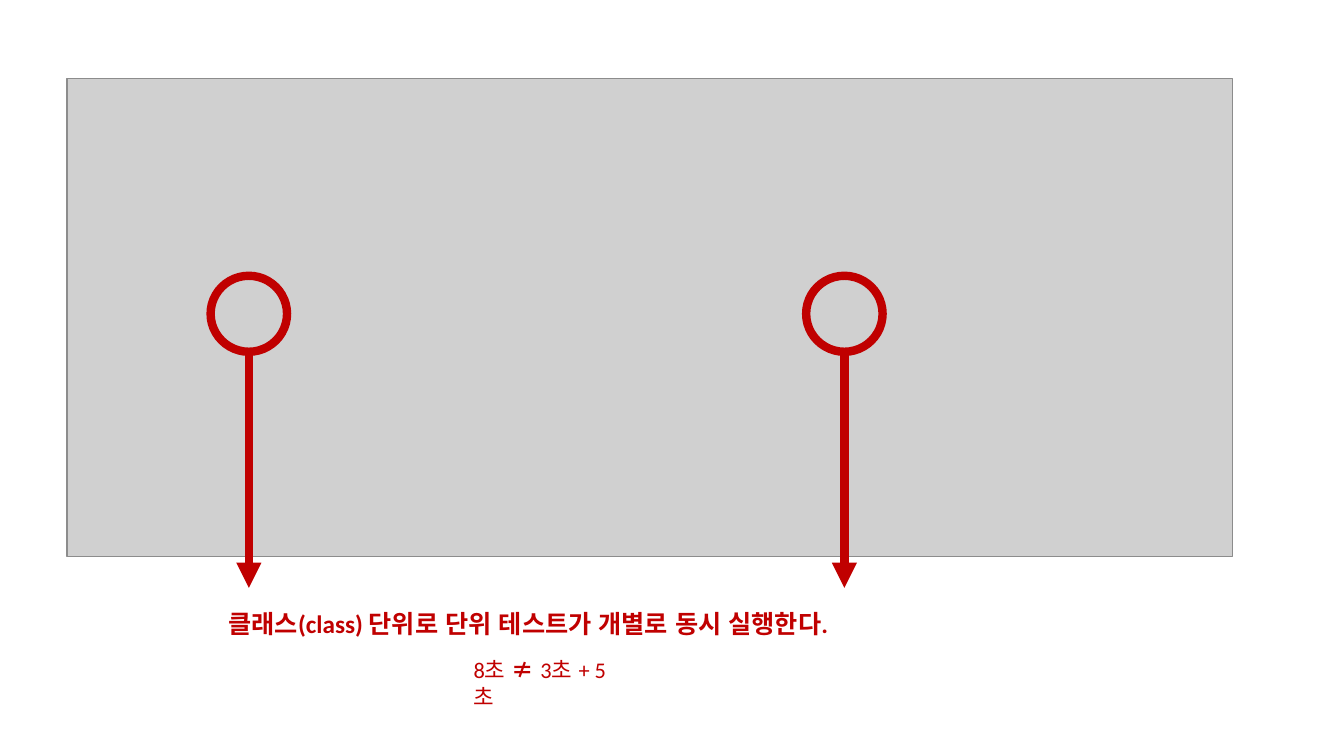
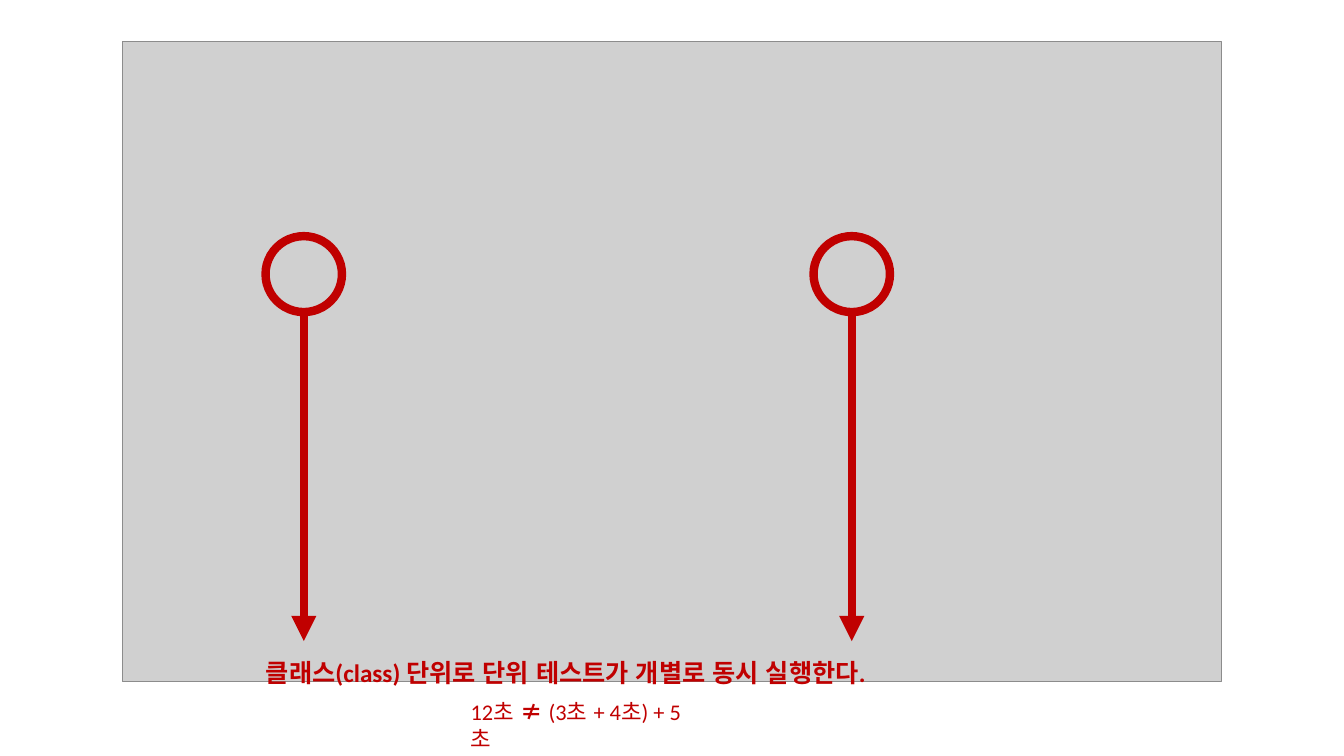
Before and after one commit to hhko/UnitTest-Is-DesignFeedback, a slide deck: slide 6 of README.pptx (slide 5 before the commit). Drawn at 1344x756 pixels with LibreOffice and Linux fonts; fonts in the diff are those of the drawing; grey boxes stand for pictures. Boxes give left, top, right and bottom in pixels: in the first picture for what was removed or moved away, otherwise in the second. Text is boxed around its words. In the diff, an @@ line names an element or a change of style, - is before the commit and + after.

```diff
--- a/README.pptx
+++ b/README.pptx
@@ picture: place and size @@
-picture at bbox=[68, 79, 1233, 558]
+picture at bbox=[123, 41, 1222, 682]
@@ ellipse: place and size @@
-ellipse at bbox=[211, 276, 287, 352]
+ellipse at bbox=[265, 236, 342, 312]
@@ ellipse: place and size @@
-ellipse at bbox=[807, 276, 883, 352]
+ellipse at bbox=[814, 236, 890, 312]
@@ arrow moved from (249, 352) - (249, 588) to (303, 313) - (303, 641) @@
@@ arrow moved from (845, 352) - (845, 588) to (852, 313) - (852, 641) @@
@@ text "클래스(class) 단위로 단위 테스트가 개별로 ...": place and size @@
-text "클래스(class) 단위로 단위 테스트가 개별로 ..." at bbox=[229, 612, 829, 637]
+text "클래스(class) 단위로 단위 테스트가 개별로 ..." at bbox=[266, 661, 866, 688]
@@ text at bbox=[471, 702, 649, 723]: text changed @@
-8초 ≠ 3초 + 5초
+12초 ≠ (3초 + 4초) + 5초
```
Also in this commit, not shown: 1 other slide changed, 1 slide added, 5 other files.
